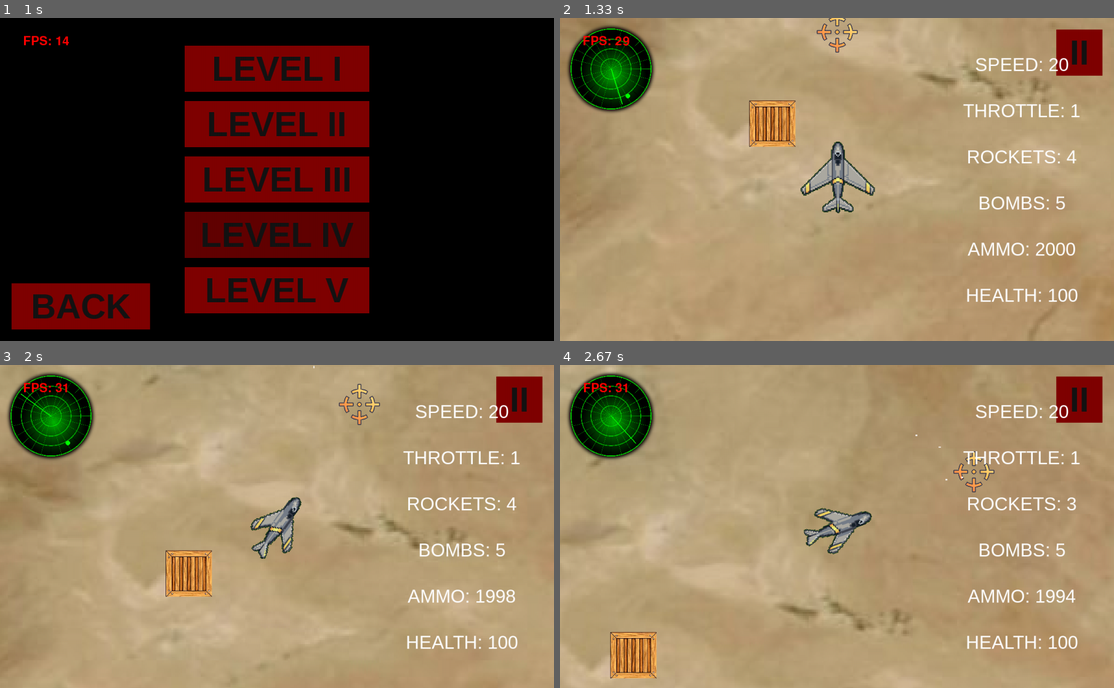
Above: before the commit, frames 1-4 (two rows, left to right).
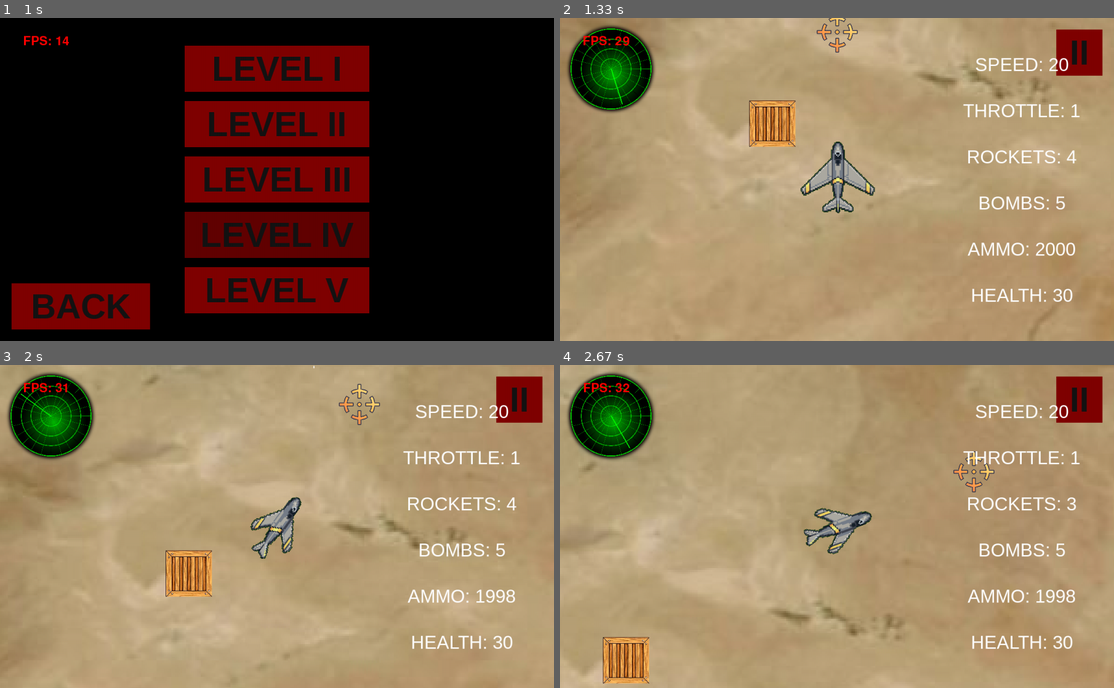
Above: after the commit, the same moments.

Repository: AndyCreator8/pygame_project_1
Game: pygame game, started from another_main.py
Same seed, same stepped clock (60 frames per second), same inputs: the game is played once before the commit and once after it.
Inputs (mouse positions are in pixels of both pictures, inside the frame that each line leads up to):
- Up to frame 1 (1 s): click (277, 127) at 0.38 s; press the mouse at (277, 179) at 0.7 s; move the mouse to (299, 211) at 0.8 s; release the mouse at (315, 247) at 0.93 s
- Up to frame 2 (1.33 s): press the mouse at (837, 69) at 1.03 s; move the mouse to (781, 98) at 1.13 s; release the mouse at (720, 127) at 1.27 s
- Up to frame 3 (2 s): press the mouse at (520, 400) at 1.37 s; move the mouse to (293, 426) at 1.47 s; release the mouse at (66, 455) at 1.6 s; hold Esc from 1.67 s (still down); hold D from 1.67 s (still down)
- Up to frame 4 (2.67 s): release Esc at 2.13 s; release D at 2.13 s; press the mouse at (1080, 400) at 2.2 s; move the mouse to (892, 471) at 2.3 s; release the mouse at (698, 539) at 2.43 s; hold D from 2.5 s (still down); tap F at 2.57 s

Frame 1 is identical in both runs. In frame 2, 0.4% of the frame differs, in the area x 11-94%, y 23-88%; in frame 3, 0.4%; in frame 4, 2.5%, in the area x 0-94%, y 0-99%.

Commit message:
исправил кучу багов, теперь игроку рандомно дается самолет каждой эры, враги спавнятся рандомно по карте, звук стрельбы нормально работает, добавил парамент size, это коэффициент увеличения изначального размера моделей самолетом, надо их настроить, добавил взрыв самолета игрока

Diff:
--- a/another_main.py
+++ b/another_main.py
@@ -64,26 +64,26 @@
     in_game = True
     paused = False
     if era == 1:
-        i = 4
+        i = 4, 2, 7
     elif era == 2:
-        i = 0
+        i = 0, 5, 7
     else:
-        i = 3
-    chosen_plane = planes[list(planes.keys())[i]]
+        i = 3, 1
+    chosen_plane = planes[list(planes.keys())[random.choice(i)]]
     print(chosen_plane)
     enemytypes = [[], [4, 2, 7], [0, 5, 7], [1, 3]]
     plane = Plane(**chosen_plane)
     map = Map()
     tcr = TargetCross()
     target = Target()
-    r = Radar(range=1000)
+    r = Radar(range=2000)
     enemiesc = level
     enemyvars = enemytypes[era]
     print(enemyvars)
     for i in range(enemiesc):
         j = random.choice(enemyvars)
         print(j)
-        Enemy(0, (1000, 1000), **planes[list(planes.keys())[j]])
+        Enemy(0, (random.choice(range(-4000, 4000)), random.choice(range(-4000, 4000))), **planes[list(planes.keys())[j]])
     #enemy1 = Enemy(0, (1000, 1000), *planes[random.choice(list(planes.keys()))].values())
     # enemy2 = Enemy(90, (0, 0), *planes[random.choice(list(planes.keys()))].values())
     #enemy2 = Enemy(90, (0, 0), *planes[random.choice(list(planes.keys()))].values())
@@ -272,7 +272,7 @@
     menu = []
     backcolor, backsize, backpos, backtext = (128, 0, 0), (500, 200), (width // 2, height // 2 - 110), "CONTINUE"
     back = Button(*posf(backpos, backsize), *backsize, color=backcolor, buttonText=backtext,
-                  onclickFunction=load_ingameui,
+                  onclickFunction=continue_game,
                   onePress=True, fontsize=75, bold=True)
     exittomenucolor, exittomenusize, exittomenupos, exittomenutext = (128, 0, 0), (500, 200), (
     width // 2, height // 2 + 110), "MAIN MENU"
@@ -283,12 +283,16 @@
     # exittomenu.update()
 
 
+def continue_game():
+    plane.sound.play(loops=-1)
+    load_ingameui()
+
 def load_ingameui():
     global menu, boolparams, in_game, params, plane, paused
     paused = False
     params = {"SPEED": round(plane.speed, 2), "THROTTLE": round(plane.throttle, 2), "ROCKETS": plane.rocketlimit, "BOMBS": plane.bomblimit, "AMMO": plane.bulletlimit, "HEALTH": round(plane.health, 2)}
     in_game = True
-    plane.sound.play(loops=-1)
+
     menu = []
     # titlecolor, titlesize, titlepos, titletext = (128, 0, 0), (500, 200), (width // 2, 150), "VOLAR"
     # title = Label(*posf(titlepos, titlesize), *titlesize, color=titlecolor, labelText=titletext)
@@ -763,7 +767,7 @@
 
 
 class Plane(pygame.sprite.Sprite):
-    def __init__(self, name, health, max_speed, mobility, max_bullets, rockets, max_rockets,
+    def __init__(self, name, size, health, max_speed, mobility, max_bullets, rockets, max_rockets,
                  max_bombs, bullet_speed, bullet_damage, rocket_damage, bomb_damage):
         # print(bomb_damage)
         super().__init__(player, planes_sprites, all_sprites)
@@ -771,17 +775,23 @@
         self.mgsnd.set_volume(0.5)
         self.sound = pygame.mixer.Sound('sounds/planesnd.wav')
         self.sound.set_volume(0.2)
-
+        self.sound.play(loops=-1)
+        self.explosion_imgs = []
         self.image = load_image('0.png', f'data/{name}', -1)
-
+        for i in range(0, 5):
+            self.explosion_imgs.append(
+                scale(load_image(f'{i}.png', 'data/plane_explosion_animation', -1), self.image.get_width() * size, self.image.get_height() * size))
+            self.explosion_imgs.append(
+                scale(load_image(f'{i}.png', 'data/plane_explosion_animation', -1), self.image.get_width() * size, self.image.get_height() * size))
         self.mask = pygame.mask.from_surface(self.image)
         self.animations = []
         self.animations_shoot = []
+        self.explosion_sc = 0
         for i in range(-3, 4):
             img = load_image(f'{i}.png', f'data/{name}', -1)
-            self.animations.append(scale(img, img.get_width() // 2, img.get_height() // 2))
+            self.animations.append(scale(img, img.get_width() * size, img.get_height() * size))
             if i != 0:
-                self.animations.append(scale(img, img.get_width() // 2, img.get_height() // 2))
+                self.animations.append(scale(img, img.get_width() * size, img.get_height() * size))
         self.bulletlimit = max_bullets
         self.rocketlimit = max_rockets
         self.bulletspeed = bullet_speed
@@ -824,7 +834,7 @@
     def update(self, *args, **kwargs):
         # print(self.health)
         if self.health <= 0:
-            load_results()
+            self.explosion()
         self.deltat = self.tick() / 1000
         self.t += self.deltat
 
@@ -885,7 +895,7 @@
                     enemy = self.closest()
                     if self.t - self.prev_rocket_t >= 1:
                         self.rocketlimit -= 1
-                        Rocket(Vector(20, self.vector.angle), self.rect.center, enemy, self.rctdmg)
+                        Rocket(Vector(25, self.vector.angle), self.rect.center, enemy, self.rctdmg)
                         self.prev_rocket_t = self.t
                     else:
                         print('Ракета перезаряжаются')
@@ -908,6 +918,16 @@
         ses = [abs(x.get_vector_from_plane().value) for x in enemies.sprites()]
         # print(ses)
         return min(enemies.sprites(), key=lambda x: abs(x.get_vector_from_plane().value))
+
+    def explosion(self):
+        prev_rect = self.rect.center
+        self.image = self.explosion_imgs[self.explosion_sc]
+        self.rect = self.image.get_rect()
+        self.rect.center = prev_rect
+        self.explosion_sc += 1
+        if self.explosion_sc == 10:
+            load_results()
+            self.kill()
 
 
 class TargetCross(pygame.sprite.Sprite):
@@ -942,7 +962,7 @@
 class Enemy(BasedMapObject):
     image = load_image('0.png', 'data/Me 163', -1)
 
-    def __init__(self, angle, pos, name, health, max_speed, mobility, max_bullets, rockets, max_rockets,
+    def __init__(self, angle, pos, name, size, health, max_speed, mobility, max_bullets, rockets, max_rockets,
                  max_bombs, bullet_speed, bullet_damage, rocket_damage, bomb_damage=0):
         super().__init__(Enemy.image, Vector(max_speed, angle), pos)
         self.add(enemies, planes_sprites)
@@ -951,9 +971,9 @@
         self.animations = []
         for i in range(-3, 4):
             img = load_image(f'{i}.png', f'data/{name}', -1)
-            self.animations.append(scale(img, img.get_width() // 2, img.get_height() // 2))
+            self.animations.append(scale(img, img.get_width() * size, img.get_height() * size))
             if i != 0:
-                self.animations.append(scale(img, img.get_width() // 2, img.get_height() // 2))
+                self.animations.append(scale(img, img.get_width() * size, img.get_height() * size))
         self.explosion_imgs = []
         for i in range(0, 5):
             self.explosion_imgs.append(scale(load_image(f'{i}.png', 'data/plane_explosion_animation', -1), self.size[0], self.size[1]))
@@ -1053,7 +1073,7 @@
                 self.animation_sc -= 1
             if range > 200:
                 if self.rockets and self.t - self.prev_rocket_t >= 2 and self.rocketlimit:
-                    Rocket(Vector(20, self.v.angle), self.rect.center, plane)
+                    Rocket(Vector(25, self.v.angle), self.rect.center, plane)
                     self.rocketlimit -= 1
                     self.prev_rocket_t = self.t
         else:
@@ -1214,19 +1234,13 @@
     for event in pygame.event.get():
         if event.type == pygame.QUIT:
             running = False
-        elif plane in planes_sprites:
-            if event.type == pygame.MOUSEBUTTONDOWN and event.button == pygame.BUTTON_LEFT:
-                print('a')
-                firing = True
-                plane.mgsnd.play()
-            elif event.type == pygame.MOUSEBUTTONUP:
-                plane.mgsnd.stop()
-                firing = False
         if event.type == pygame.KEYDOWN and event.key == pygame.K_ESCAPE and in_game:
             if paused:
+                plane.sound.play()
                 load_ingameui()
             else:
                 print("pause")
+
                 pause_game()
             # paused = not paused
             # Maybe
@@ -1235,6 +1249,14 @@
             print("tab changed")
             boolparams = not boolparams
             load_ingameui()
+        elif plane in planes_sprites:
+            if event.type == pygame.MOUSEBUTTONDOWN and event.button == pygame.BUTTON_LEFT and paused is False:
+                print('a')
+                firing = True
+                plane.mgsnd.play()
+            elif event.type == pygame.MOUSEBUTTONUP:
+                plane.mgsnd.stop()
+                firing = False
     if in_game and paused is False:
         load_ingameui()
     if plane:
--- a/data/planes.json
+++ b/data/planes.json
@@ -1,7 +1,8 @@
 {
   "Bf 109": {
     "name": "Bf 109",
-    "health":  100,
+    "size": 1,
+    "health":  30,
     "max_speed": 10,
     "mobility": 2,
     "max_bullets": 2000,
@@ -15,7 +16,8 @@
   },
   "Me 163": {
     "name": "Me 163",
-    "health":  100,
+    "size": 0.5,
+    "health":  30,
     "max_speed": 15,
     "mobility": 2,
     "max_bullets": 2000,
@@ -29,7 +31,8 @@
   },
   "I-153": {
     "name": "I-153",
-    "health":  100,
+    "size": 0.5,
+    "health":  30,
     "max_speed": 9,
     "mobility": 2,
     "max_bullets": 2000,
@@ -43,7 +46,8 @@
   },
   "F-86": {
     "name": "F-86",
-    "health":  100,
+    "size": 0.5,
+    "health":  30,
     "max_speed": 20,
     "mobility": 2,
     "max_bullets": 2000,
@@ -57,7 +61,8 @@
   },
   "I-16": {
     "name": "I-16",
-    "health":  100,
+    "size": 0.5,
+    "health":  30,
     "max_speed": 8,
     "mobility": 2,
     "max_bullets": 2000,
@@ -71,7 +76,8 @@
   },
   "Spitfire": {
     "name": "Spitfire",
-    "health":  100,
+    "size": 0.5,
+    "health":  30,
     "max_speed": 12,
     "mobility": 2,
     "max_bullets": 2000,
@@ -85,7 +91,8 @@
   },
   "Ki-43": {
     "name": "Ki-43",
-    "health":  100,
+    "size": 0.5,
+    "health":  30,
     "max_speed": 11,
     "mobility": 3,
     "max_bullets": 2000,
@@ -99,7 +106,8 @@
   },
   "Hurricane": {
     "name": "Hurricane",
-    "health":  100,
+    "size": 0.5,
+    "health":  30,
     "max_speed": 12,
     "mobility": 2,
     "max_bullets": 2000,
